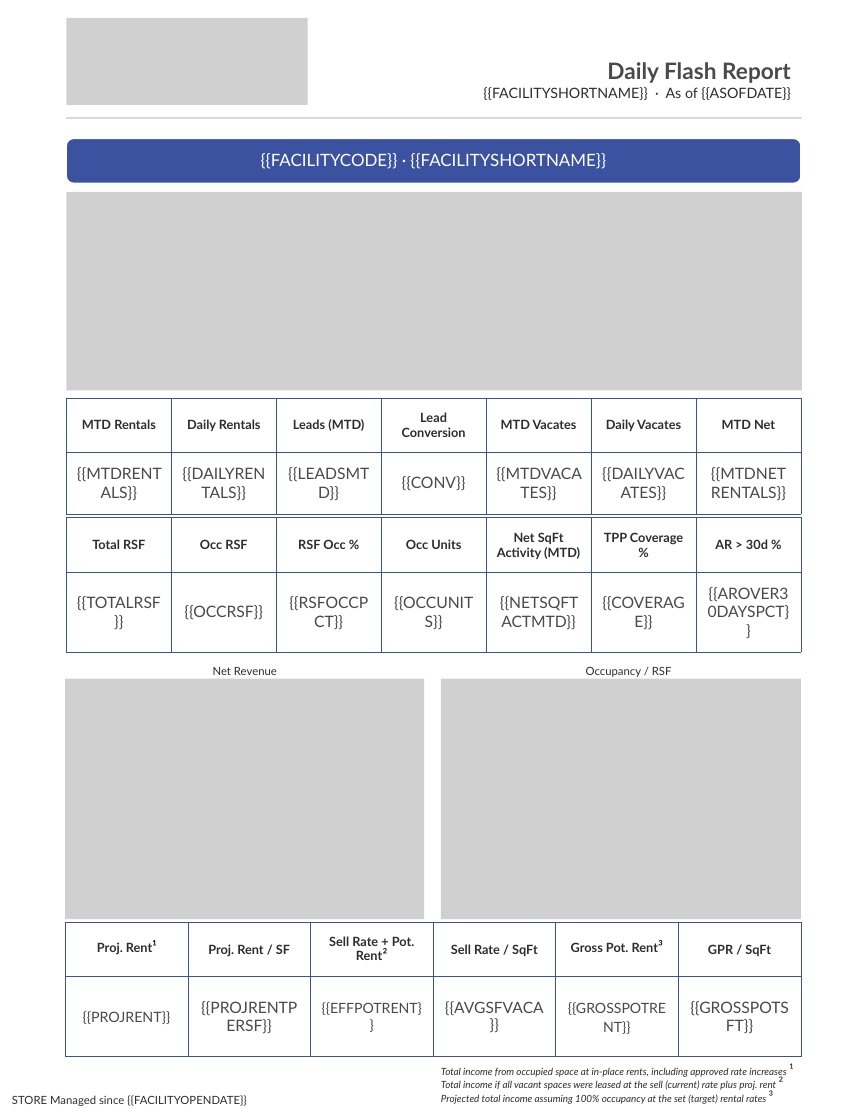
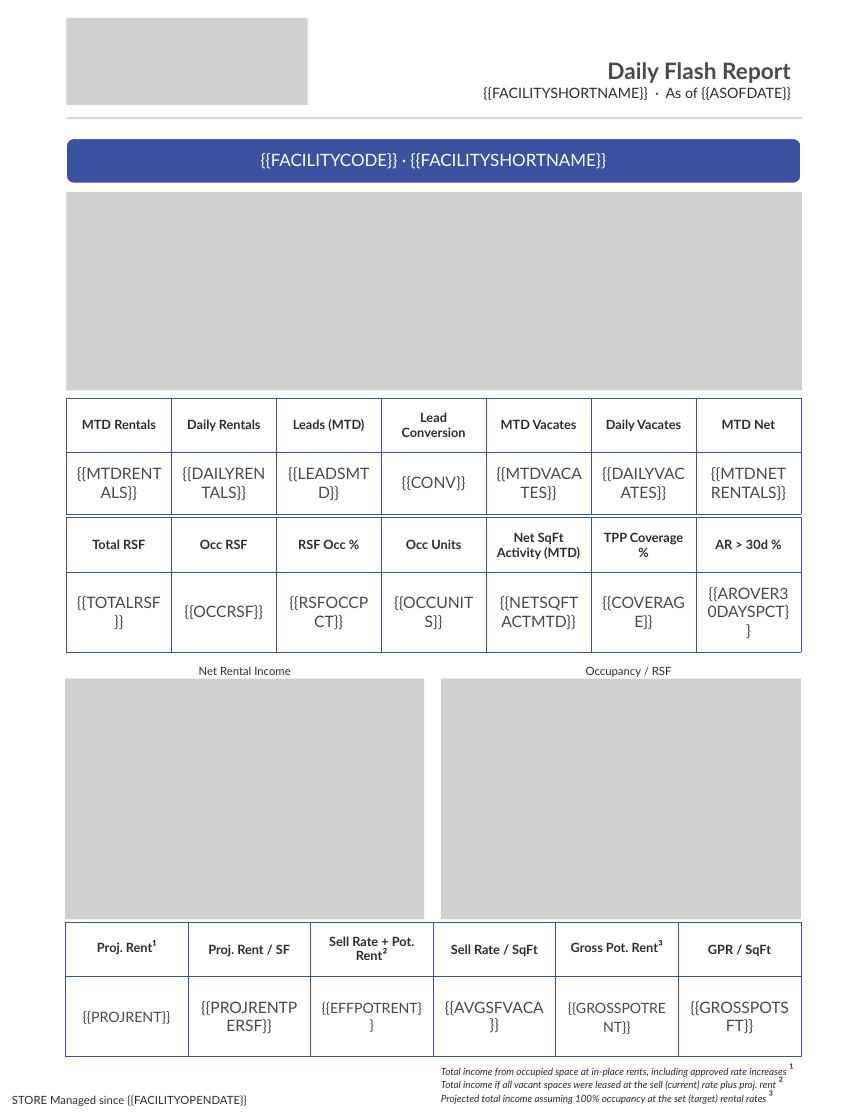
Before and after one commit to alexandermburke/ProformaBuilder, a slide deck: slide 1 of storeinsight/public/FLASHTEMPLATE.pptx. Drawn at 865x1120 pixels with LibreOffice and Linux fonts; fonts in the diff are those of the drawing; grey boxes stand for pictures. Boxes give left, top, right and bottom in pixels: in the first picture for what was removed or moved away, otherwise in the second. Text is boxed around its words. In the diff, an @@ line names an element or a change of style, - is before the commit and + after.

```diff
--- a/storeinsight/public/FLASHTEMPLATE.pptx
+++ b/storeinsight/public/FLASHTEMPLATE.pptx
@@ text at (199, 666, 290, 675): text changed @@
-Net Revenue
+Net Rental Income
```
